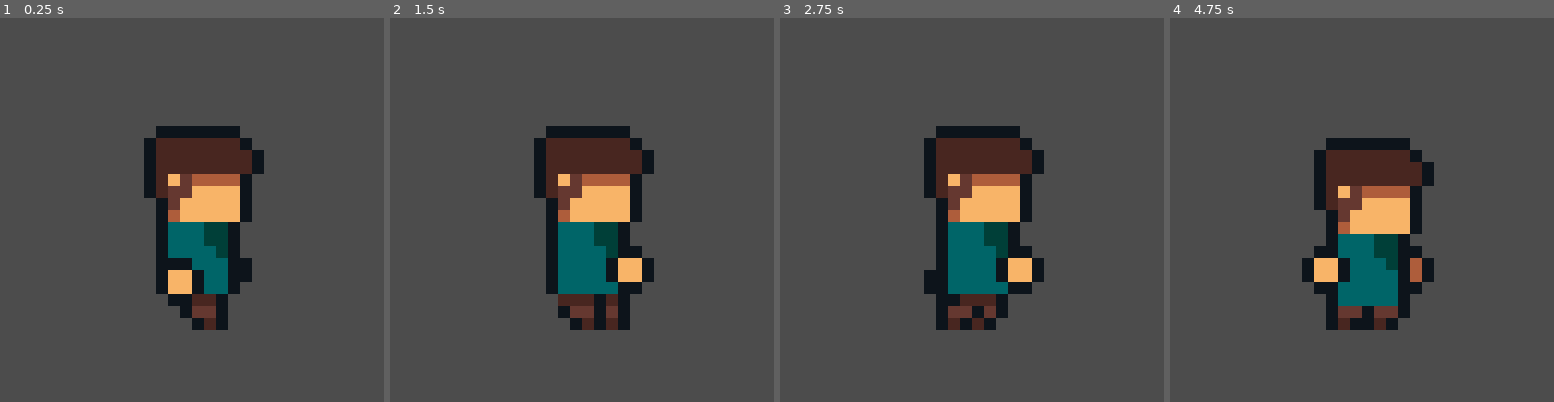
Above: before the commit, frames 1-4 (left to right).
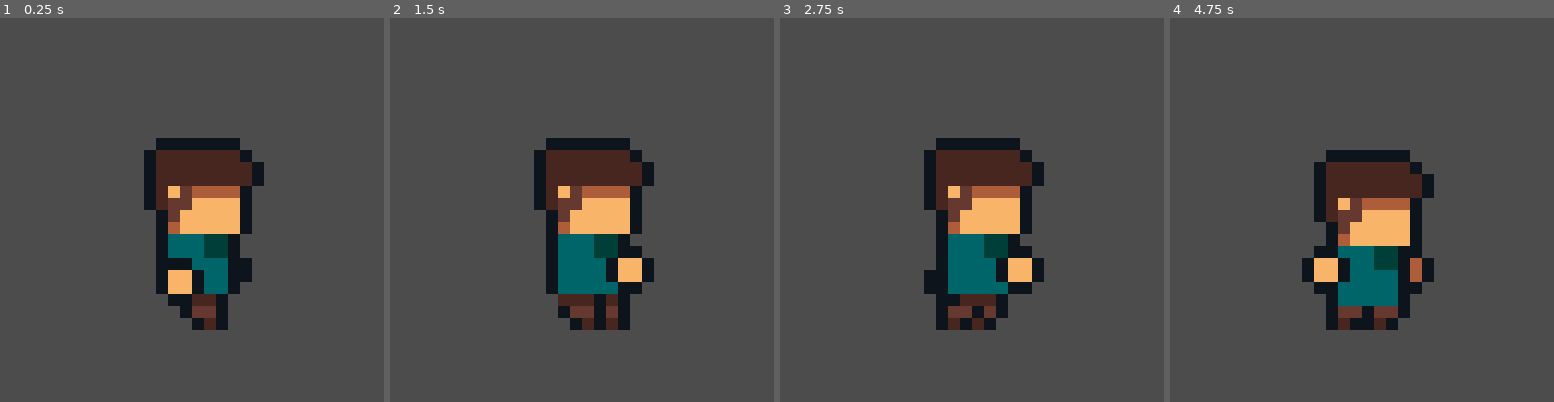
Above: after the commit, the same moments.

Repository: davifoox/character-creator
Game: Godot game, scene res://Main.tscn
Two runs of this game, one before a commit and one after it. Both use one fixed random seed, a clock stepped at 60 frames per second and the inputs below.
Inputs:
- Up to frame 1 (0.25 s): no input
- Up to frame 2 (1.5 s): tap Enter (ui_accept) at 0.5, 0.77 s; tap 1 (1) at 0.6 s; tap 2 (2) at 0.8, 1.35 s
- Up to frame 3 (2.75 s): tap Enter (ui_accept) at 1.52 s; tap 1 (1) at 1.55, 2.1 s; tap 2 (2) at 2.3 s
- Up to frame 4 (4.75 s): tap 2 (2) at 2.85, 3.8, 4.35 s; tap Enter (ui_accept) at 3.02, 3.77, 4.52 s; tap 1 (1) at 3.05, 3.6, 4.55 s

The runs differ from the first frame. In frame 1, 4.2% of the frame differs, in the area x 37-69%, y 28-63%; in frame 2, 4.2%; in frame 3, 4.2%; in frame 4, 4.2%.

Commit message:
fix - body height on run cycle

Diff:
--- a/Character.tscn
+++ b/Character.tscn
@@ -22,10 +22,10 @@
 tracks/0/imported = false
 tracks/0/enabled = true
 tracks/0/keys = {
-"times": PoolRealArray( 0, 0.125, 0.375 ),
-"transitions": PoolRealArray( 1, 1, 1 ),
-"update": 1,
-"values": [ Vector2( 1, -4 ), Vector2( 1, -3 ), Vector2( 1, -4 ) ]
+"times": PoolRealArray( 0, 0.125, 0.375, 0.5 ),
+"transitions": PoolRealArray( 1, 1, 1, 1 ),
+"update": 1,
+"values": [ Vector2( 1, -3 ), Vector2( 1, -2 ), Vector2( 1, -3 ), Vector2( 1, -3 ) ]
 }
 tracks/1/type = "value"
 tracks/1/path = NodePath("Sprites/LeftHand:position")
@@ -94,10 +94,10 @@
 tracks/6/imported = false
 tracks/6/enabled = true
 tracks/6/keys = {
-"times": PoolRealArray( 0, 0.125, 0.25, 0.375 ),
-"transitions": PoolRealArray( 1, 1, 1, 1 ),
-"update": 1,
-"values": [ Vector2( 1, -4 ), Vector2( 1, -3 ), Vector2( 1, -2 ), Vector2( 1, -3 ) ]
+"times": PoolRealArray( 0, 0.125, 0.25, 0.375, 0.5 ),
+"transitions": PoolRealArray( 1, 1, 1, 1, 1 ),
+"update": 1,
+"values": [ Vector2( 1, -3 ), Vector2( 1, -2 ), Vector2( 1, -1 ), Vector2( 1, -2 ), Vector2( 1, -2 ) ]
 }
 tracks/7/type = "value"
 tracks/7/path = NodePath("Sprites/LeftLeg:scale")
@@ -365,6 +365,18 @@
 "transitions": PoolRealArray( 1 ),
 "update": 0,
 "values": [ false ]
+}
+tracks/15/type = "value"
+tracks/15/path = NodePath("Sprites/Body:scale")
+tracks/15/interp = 1
+tracks/15/loop_wrap = true
+tracks/15/imported = false
+tracks/15/enabled = true
+tracks/15/keys = {
+"times": PoolRealArray( 0 ),
+"transitions": PoolRealArray( 1 ),
+"update": 0,
+"values": [ Vector2( 1, 0.833333 ) ]
 }
 
 [sub_resource type="Animation" id=3]
@@ -378,10 +390,10 @@
 tracks/0/imported = false
 tracks/0/enabled = true
 tracks/0/keys = {
-"times": PoolRealArray( 0, 0.125, 0.5, 0.625 ),
-"transitions": PoolRealArray( 1, 1, 1, 1 ),
-"update": 1,
-"values": [ Vector2( 1, -5 ), Vector2( 1, -4 ), Vector2( 1, -5 ), Vector2( 1, -4 ) ]
+"times": PoolRealArray( 0, 0.125, 0.25, 0.375, 0.5, 0.625, 0.75, 0.875 ),
+"transitions": PoolRealArray( 1, 1, 1, 1, 1, 1, 1, 1 ),
+"update": 1,
+"values": [ Vector2( 1, -4 ), Vector2( 1, -3 ), Vector2( 1, -3 ), Vector2( 1, -3 ), Vector2( 1, -4 ), Vector2( 1, -3 ), Vector2( 1, -3 ), Vector2( 1, -3 ) ]
 }
 tracks/1/type = "value"
 tracks/1/path = NodePath("Sprites/Hair:position")
@@ -390,10 +402,10 @@
 tracks/1/imported = false
 tracks/1/enabled = true
 tracks/1/keys = {
-"times": PoolRealArray( 0, 0.125, 0.5, 0.625 ),
-"transitions": PoolRealArray( 1, 1, 1, 1 ),
-"update": 1,
-"values": [ Vector2( 1, -5 ), Vector2( 1, -4 ), Vector2( 1, -5 ), Vector2( 1, -4 ) ]
+"times": PoolRealArray( 0, 0.125, 0.25, 0.375, 0.5, 0.625, 0.75, 0.875 ),
+"transitions": PoolRealArray( 1, 1, 1, 1, 1, 1, 1, 1 ),
+"update": 1,
+"values": [ Vector2( 1, -4 ), Vector2( 1, -3 ), Vector2( 1, -3 ), Vector2( 1, -3 ), Vector2( 1, -4 ), Vector2( 1, -3 ), Vector2( 1, -3 ), Vector2( 1, -3 ) ]
 }
 tracks/2/type = "value"
 tracks/2/path = NodePath("Sprites/LeftHand:position")
@@ -417,7 +429,7 @@
 "times": PoolRealArray( 0, 0.125, 0.5, 0.625 ),
 "transitions": PoolRealArray( 1, 1, 1, 1 ),
 "update": 1,
-"values": [ Vector2( 0.5, 3 ), Vector2( 0.5, 4 ), Vector2( 1, 3 ), Vector2( 1, 4 ) ]
+"values": [ Vector2( 0.5, 3.5 ), Vector2( 0.5, 4 ), Vector2( 1, 3 ), Vector2( 1, 4 ) ]
 }
 tracks/4/type = "value"
 tracks/4/path = NodePath("Sprites/RightHand:position")
@@ -539,6 +551,18 @@
 "update": 0,
 "values": [ 0.0, 0.0, 0.0, 0.0 ]
 }
+tracks/14/type = "value"
+tracks/14/path = NodePath("Sprites/Body:scale")
+tracks/14/interp = 1
+tracks/14/loop_wrap = true
+tracks/14/imported = false
+tracks/14/enabled = true
+tracks/14/keys = {
+"times": PoolRealArray( 0 ),
+"transitions": PoolRealArray( 1 ),
+"update": 0,
+"values": [ Vector2( 1, 0.833333 ) ]
+}
 
 [node name="Character" type="Node2D"]
 position = Vector2( 16, 16 )
@@ -570,6 +594,7 @@
 
 [node name="Body" type="Sprite" parent="Sprites"]
 position = Vector2( 0.5, 4 )
+scale = Vector2( 1, 0.833333 )
 texture = ExtResource( 6 )
 
 [node name="RightHand" type="Sprite" parent="Sprites"]
@@ -587,4 +612,4 @@
 position = Vector2( 24, 0 )
 texture = ExtResource( 3 )
 hframes = 36
-frame = 11
+frame = 4
